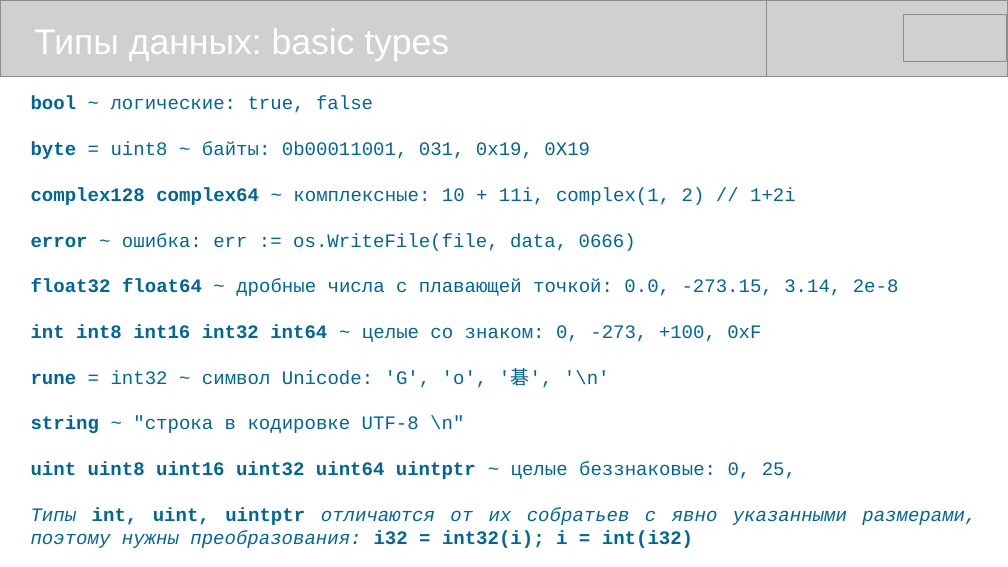
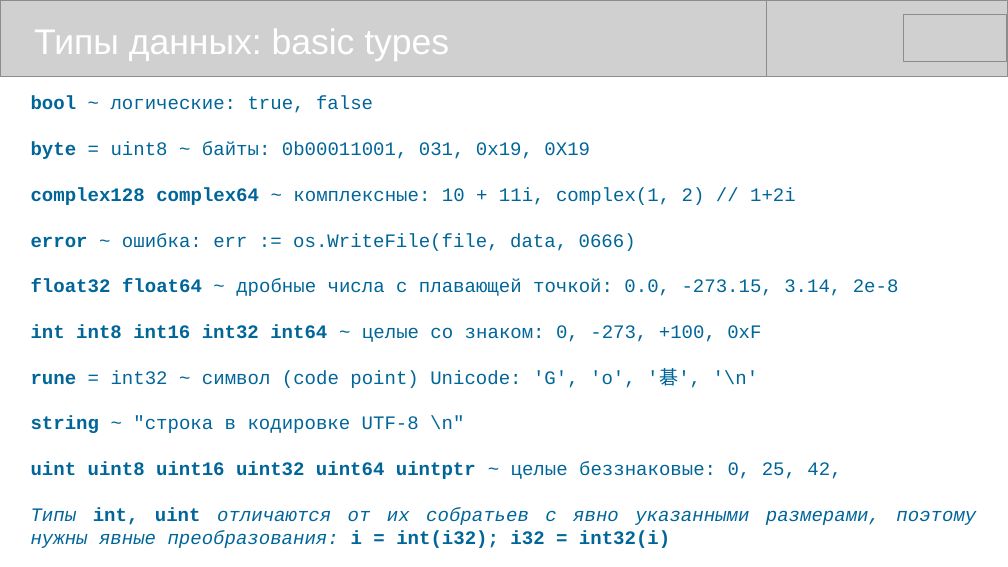
Before and after one commit to mike-shock/Go_language, a slide deck: slide 20 of Go_Intro.odp (slide 19 before the commit). Drawn at 1008x567 pixels with LibreOffice and Linux fonts; fonts in the diff are those of the drawing; grey boxes stand for pictures. Boxes give left, top, right and bottom in pixels: in the first picture for what was removed or moved away, otherwise in the second. Text is boxed around its words. In the diff, an @@ line names an element or a change of style, - is before the commit and + after.

```diff
--- a/Go_Intro.odp
+++ b/Go_Intro.odp
@@ text at box(31, 370, 759, 388): text changed @@
-rune = int32 ~ символ Unicode: 'G', 'o', '碁', '\n'
+rune = int32 ~ символ (code point) Unicode: 'G', 'o', '碁', '\n'
@@ text at box(31, 462, 976, 548): text changed @@
-uint uint8 uint16 uint32 uint64 uintptr ~ целые беззнаковые: 0, 25,
-Типы int, uint, uintptr отличаются от их собратьев с явно указанными размерами, поэтому нужны преобразования: i32 = int32(i); i = int(i32)
+uint uint8 uint16 uint32 uint64 uintptr ~ целые беззнаковые: 0, 25, 42,
+Типы int, uint отличаются от их собратьев с явно указанными размерами, поэтому нужны явные преобразования: i = int(i32); i32 = int32(i)
```
Also in this commit, not shown: 12 other slides changed.
